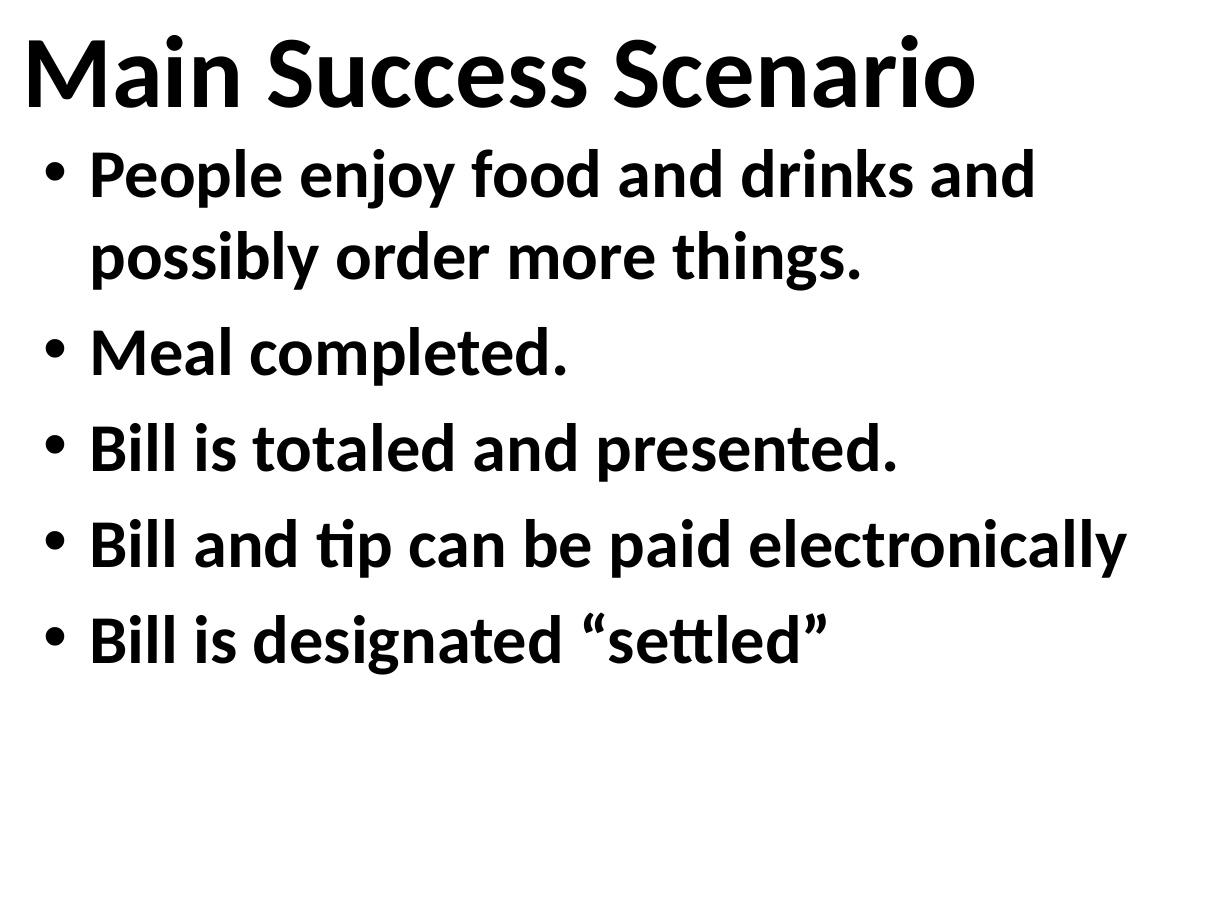
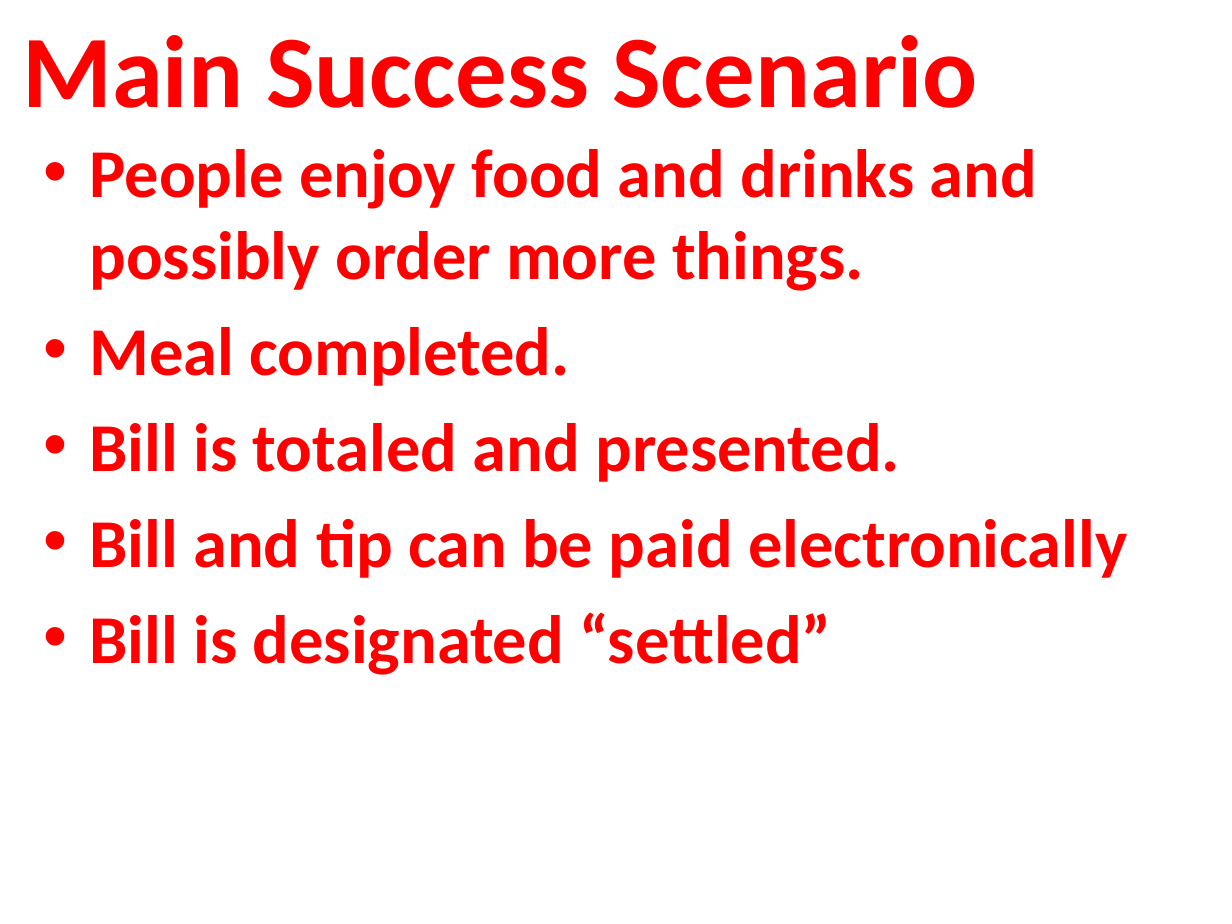
Before and after one commit to osmihi/Capstone, a slide deck: slide 22 of Project Documents/Group3_Presentation1_Capstone.pptx (slide 17 before the commit). Drawn at 1232x924 pixels with LibreOffice and Linux fonts; fonts in the diff are those of the drawing; background and template pictures are left out. Boxes give left, top, right and bottom in pixels: in the first picture for what was removed or moved away, otherwise in the second. Text is boxed around its words. In the diff, an @@ line names an element or a change of style, - is before the commit and + after.

```diff
--- a/Project Documents/Group3_Presentation1_Capstone.pptx
+++ b/Project Documents/Group3_Presentation1_Capstone.pptx
@@ title "Main Success Scenario" at (23, 35, 977, 108): text colour #000000 to #FF0000 @@
@@ text "People enjoy food and drinks ..." at (89, 149, 1127, 675): text colour #000000 to #FF0000 @@
```
Also in this commit, not shown: 8 other slides changed, 5 slides added.
